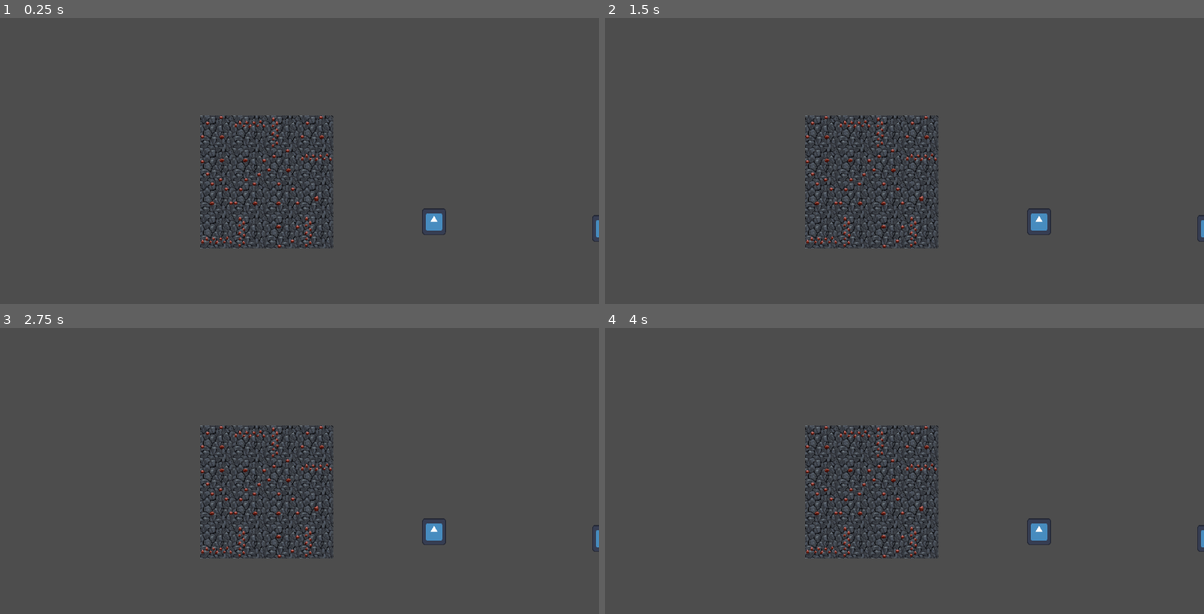
Above: before the commit, frames 1-4 (two rows, left to right).
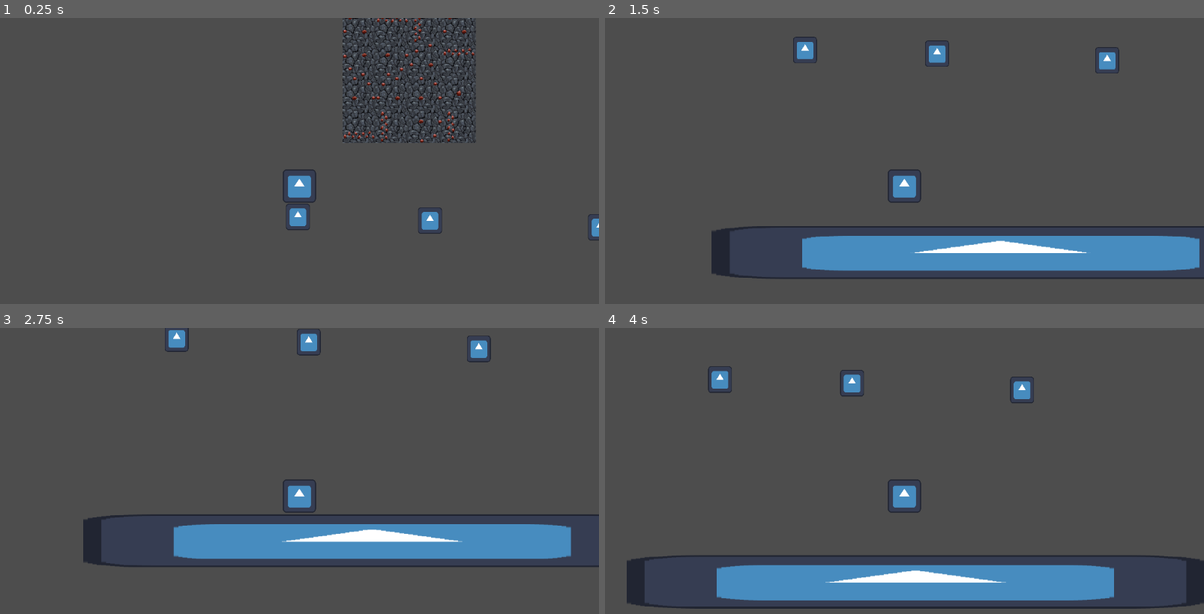
Above: after the commit, the same moments.

Repository: Tylefrost/Dyno
Game: Godot game, scene res://level_1.tscn
Two runs of this game, one before a commit and one after it. Both use one fixed random seed, a clock stepped at 60 frames per second and the inputs below. The engine's default icon, where the game draws it, is replaced by a stand-in: a white triangle on a blue panel in a dark square.
Inputs (mouse positions are in pixels of both pictures, inside the frame that each line leads up to):
- Up to frame 1 (0.25 s): no input
- Up to frame 2 (1.5 s): move the mouse to (1036, 169) at 0.52 s; hold D (right) 0.53-1.28 s; click (1036, 169) at 0.6 s; move the mouse to (784, 203) at 1.27 s; hold A (left) from 1.28 s (still down); click (784, 203) at 1.35 s
- Up to frame 3 (2.75 s): move the mouse to (359, 422) at 2.02 s; release A (left) at 2.03 s; hold D (right) from 2.03 s (still down); click (359, 422) at 2.1 s
- Up to frame 4 (4 s): move the mouse to (874, 562) at 2.77 s; click (874, 562) at 2.85 s; move the mouse to (1084, 545) at 3.52 s; release D (right) at 3.53 s; hold A (left) from 3.53 s (still down); click (1084, 545) at 3.6 s

The runs differ from the first frame. In frame 1, 8.2% of the frame differs, in the area x 33-100%, y 0-81%; in frame 2, 14%; in frame 3, 13%; in frame 4, 15%, in the area x 3-100%, y 13-99%.

Commit message:
swinging done

Diff:
--- a/level_1.tscn
+++ b/level_1.tscn
@@ -61,3 +61,4 @@
 metadata/_edit_lock_ = true
 
 [node name="Node2D" parent="." instance=ExtResource("3_w3p6v")]
+position = Vector2(282, -200)
--- a/player.gd
+++ b/player.gd
@@ -1,7 +1,7 @@
 extends CharacterBody2D
 
-var speed = 600
-var gravity_strength = 100
+var speed = 300
+var gravity_strength = 50
 
 var hook_pos = Vector2()
 var hooked = false
@@ -11,8 +11,8 @@
 func _ready():
 	current_rope_length = rope_length
 
-func gravity():
-	velocity.y += gravity_strength
+func gravity(multiplier):
+	velocity.y += multiplier * gravity_strength
 
 func move(delta):
 	if Input.is_action_pressed("right"):
@@ -24,13 +24,12 @@
 
 func _physics_process(delta):
 	print(position)
-	gravity()
+	gravity(1)
 	hook()
 	queue_redraw()
 	if hooked:
-		gravity()
+		gravity(5)
 		swing(delta)
-		velocity *= 0.975
 		move_and_slide()
 
 	move(delta)
@@ -54,6 +53,7 @@
 			hooked = true
 			current_rope_length = global_position.distance_to(hook_pos)
 	if Input.is_action_just_released("left_click") and hooked:
+		velocity.y -= 15 * gravity_strength
 		hooked = false
 func get_hook_pos():
 	for raycast in $Raycast.get_children():
--- a/player.tscn
+++ b/player.tscn
@@ -22,7 +22,8 @@
 metadata/_edit_lock_ = true
 
 [node name="Raycast" type="Node2D" parent="."]
-scale = Vector2(0.6, 0.6)
+rotation = 4.71239
+scale = Vector2(0.4, 0.4)
 
 [node name="RayCast2D" type="RayCast2D" parent="Raycast"]
 position = Vector2(100, 0)
